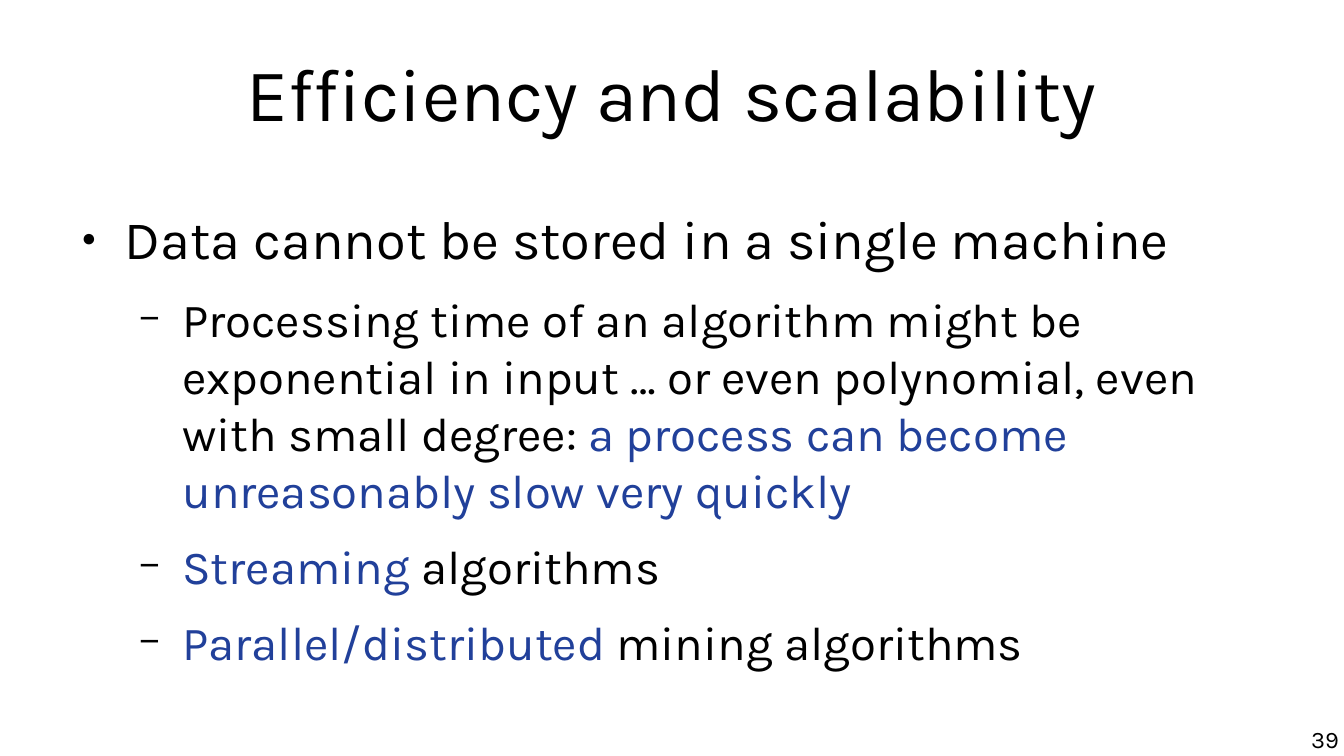
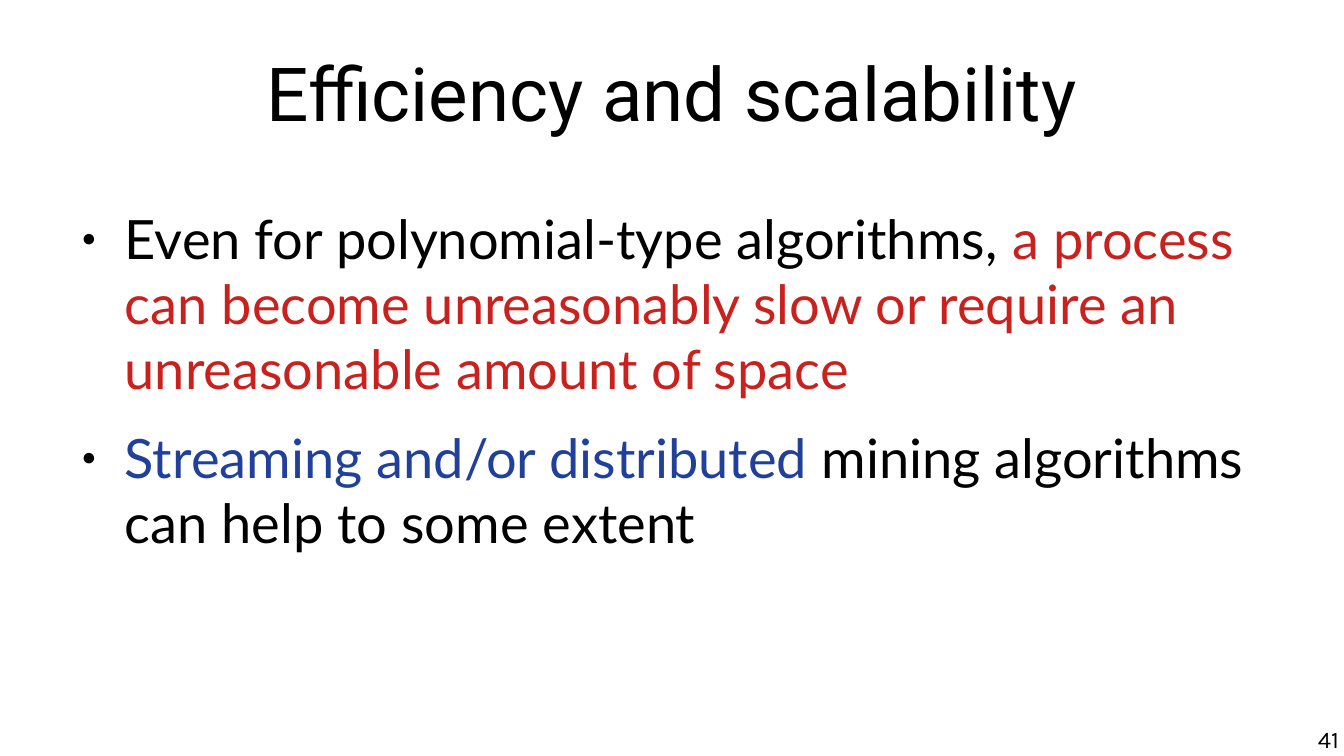
Before and after one commit to marco-calautti/data-mining-course, a slide deck: slide 41 of theory/odp/tt02_data_methods_scenarios.odp (slide 39 before the commit). Drawn at 1344x756 pixels with LibreOffice and Linux fonts; fonts in the diff are those of the drawing. Boxes give left, top, right and bottom in pixels: in the first picture for what was removed or moved away, otherwise in the second. Text is boxed around its words. In the diff, an @@ line names an element or a change of style, - is before the commit and + after.

```diff
--- a/theory/odp/tt02_data_methods_scenarios.odp
+++ b/theory/odp/tt02_data_methods_scenarios.odp
@@ title "Efficiency and scalability" at [266,64,1076,137]: font Karla to Roboto @@
@@ text at [125,219,1244,553]: text changed; size 28 to 32 pt; font Karla to Lato; text colour #000000 to #C9211E @@
-● Data cannot be stored in a single machine
-  − Processing time of an algorithm might be exponential in input … or even polynomial, even with small degree: a process can become unreasonably slow very quickly
-  − Streaming algorithms
-  − Parallel/distributed mining algorithms
+● Even for polynomial-type algorithms, a process can become unreasonably slow or require an unreasonable amount of space
+● Streaming and/or distributed mining algorithms can help to some extent
@@ page number at [1318,733,1339,748]: text changed @@
-39
+41
```
Also in this commit, not shown: 40 other slides changed, 5 slides added, 3 slides removed, 5 other files.
